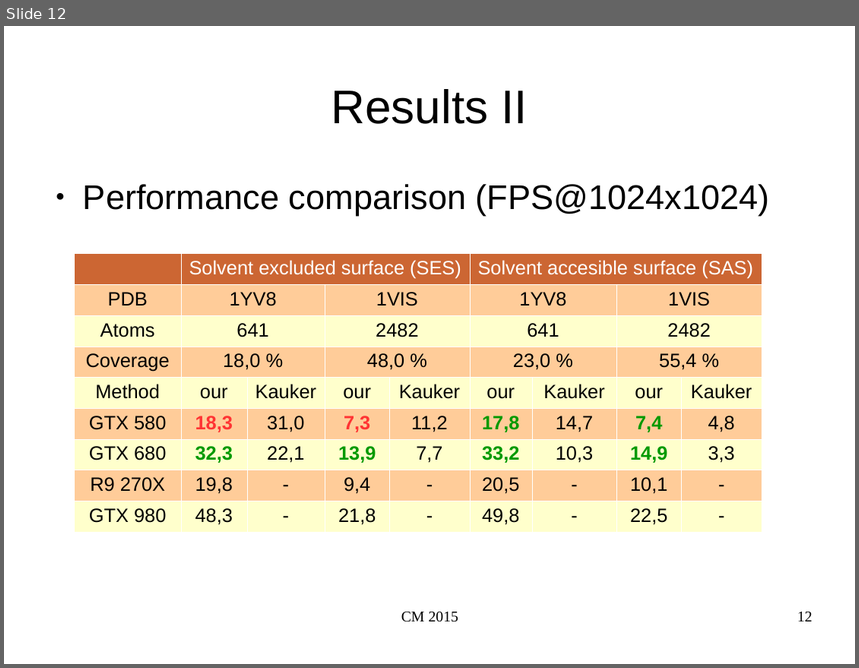
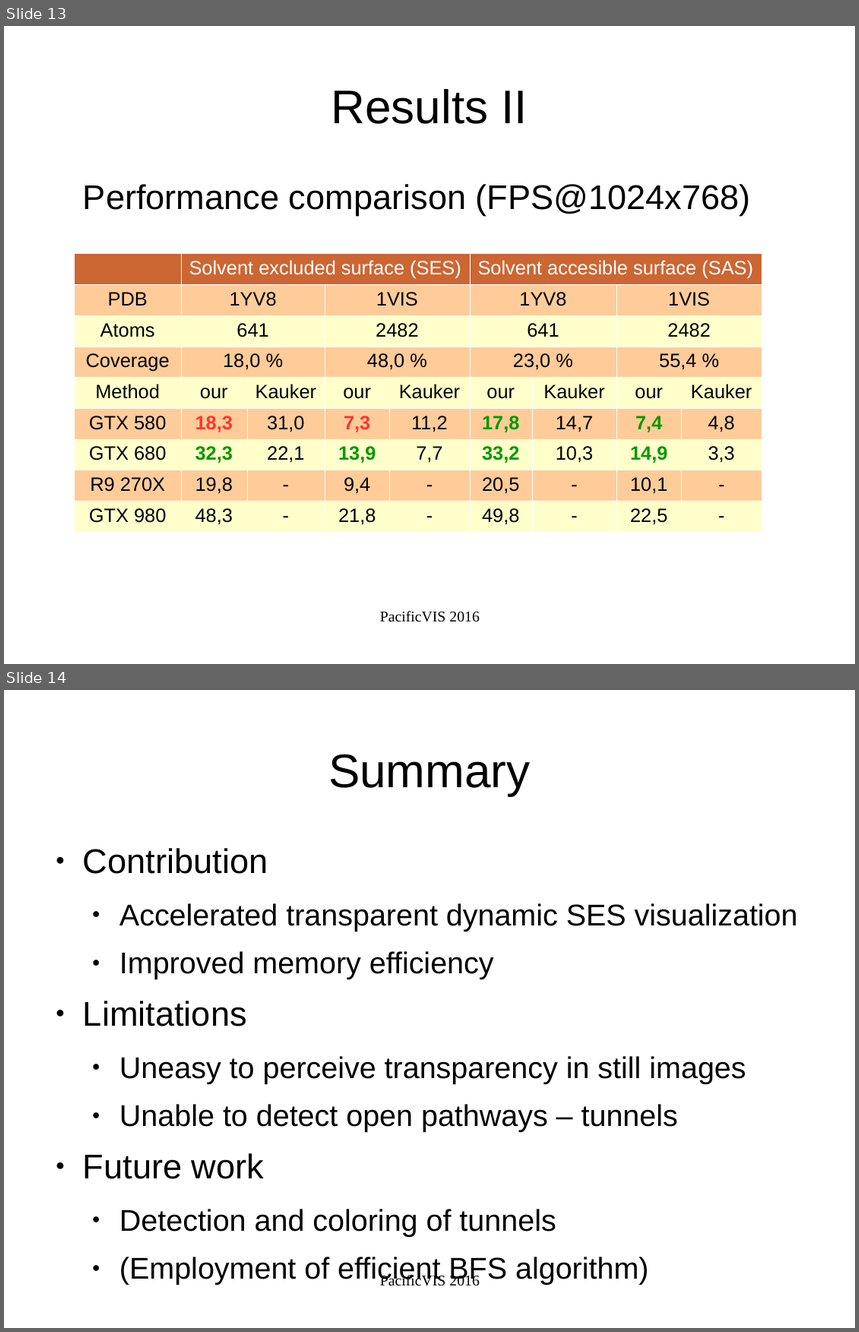
Before and after one commit to ajurcik/oit4cb, a slide deck: taipei2016/cm2015.odp. Shown one above the other, each under a label of ours: slide 12 before the commit, slides 13 and 14 after it. The pictures are 859x668 and 859x1332 pixels, drawn with LibreOffice and Linux fonts; fonts in the diff are those of the drawing. Boxes give left, top, right and bottom in pixels: in the first picture for what was removed or moved away, otherwise in the second. Text is boxed around its words. In the diff, an @@ line names an element or a change of style, - is before the commit and + after.

```diff
--- a/taipei2016/cm2015.odp
+++ b/taipei2016/cm2015.odp
@@ slide 14 added at [4,690,855,1328], background #FFFFFF @@
@@ title added at [329,754,530,796], 44 pt, text #000000 @@
+Summary
@@ text added at [83,848,798,1285], 28 pt, text #000000 @@
+● Contribution
+  ● Accelerated transparent dynamic SES visualization
+  ● Improved memory efficiency
+● Limitations
+  ● Uneasy to perceive transparency in still images
+  ● Unable to detect open pathways – tunnels
+● Future work
+  ● Detection and coloring of tunnels
+  ● (Employment of efficient BFS algorithm)
@@ text added at [380,1274,480,1287], 14 pt, text #000000 @@
+PacificVIS 2016
@@ what was slide 12 is now slide 13 @@
@@ slide 13 changed as well @@
@@ text at [83,184,751,216]: text changed @@
-● Performance comparison (FPS@1024x1024)
+Performance comparison (FPS@1024x768)
@@ text at [380,611,480,623]: text changed @@
-CM 2015
+PacificVIS 2016
@@ page number removed at [797,612,813,622] @@
-12
```
Also in this commit, not shown: 5 other slides changed, 8 other slides added, 8 slides removed, 3 other files.
